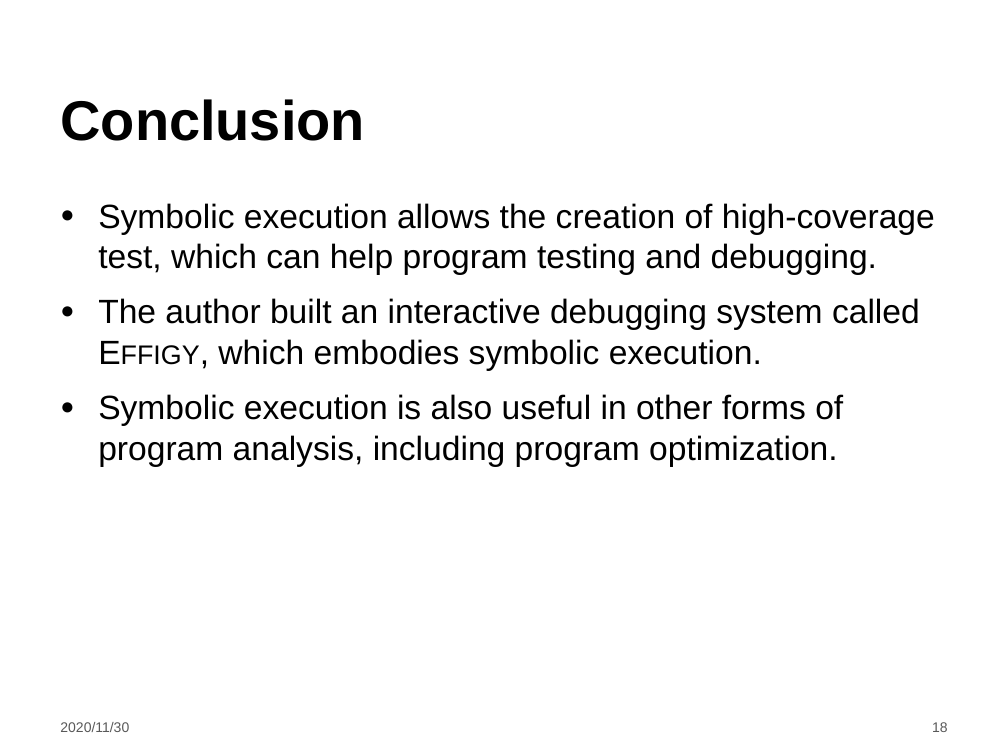
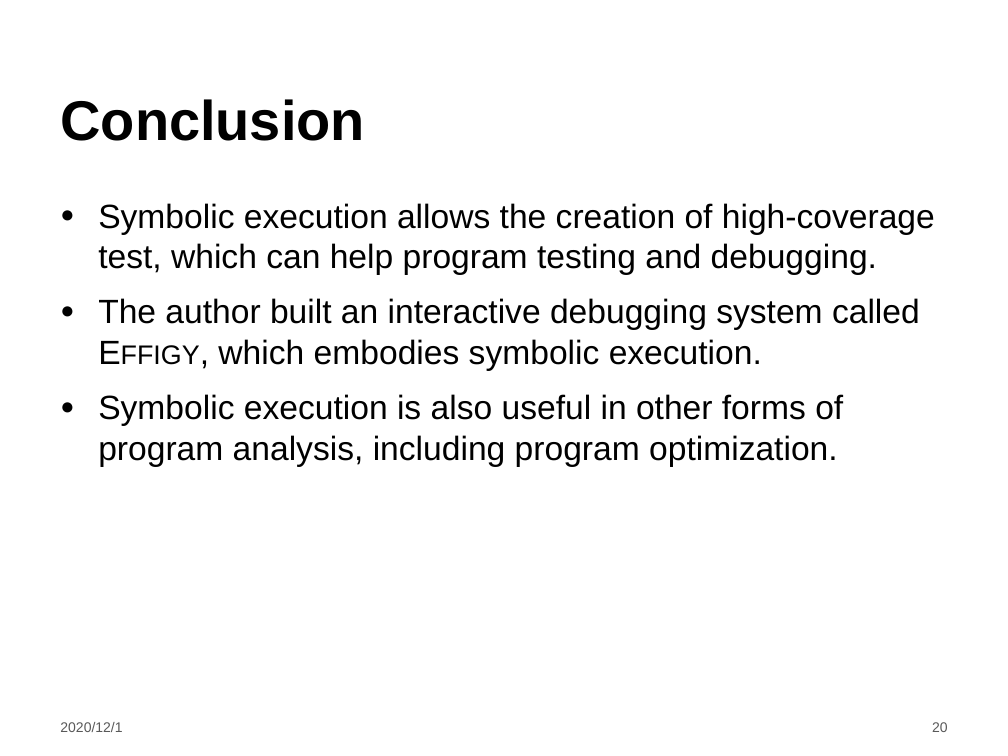
Before and after one commit to LintianShi/Research-Proposal, a slide deck: slide 20 of Symbolic_execution.pptx (slide 18 before the commit). Drawn at 1008x756 pixels with LibreOffice and Linux fonts; fonts in the diff are those of the drawing; background and template pictures are left out. Boxes give left, top, right and bottom in pixels: in the first picture for what was removed or moved away, otherwise in the second. Text is boxed around its words. In the diff, an @@ line names an element or a change of style, - is before the commit and + after.

```diff
--- a/Symbolic_execution.pptx
+++ b/Symbolic_execution.pptx
@@ text at box(60, 722, 122, 732): text changed @@
-2020/11/30
+2020/12/1
@@ page number at box(932, 722, 948, 732): text changed @@
-18
+20
```
Also in this commit, not shown: 17 other slides changed, 2 slides added.
